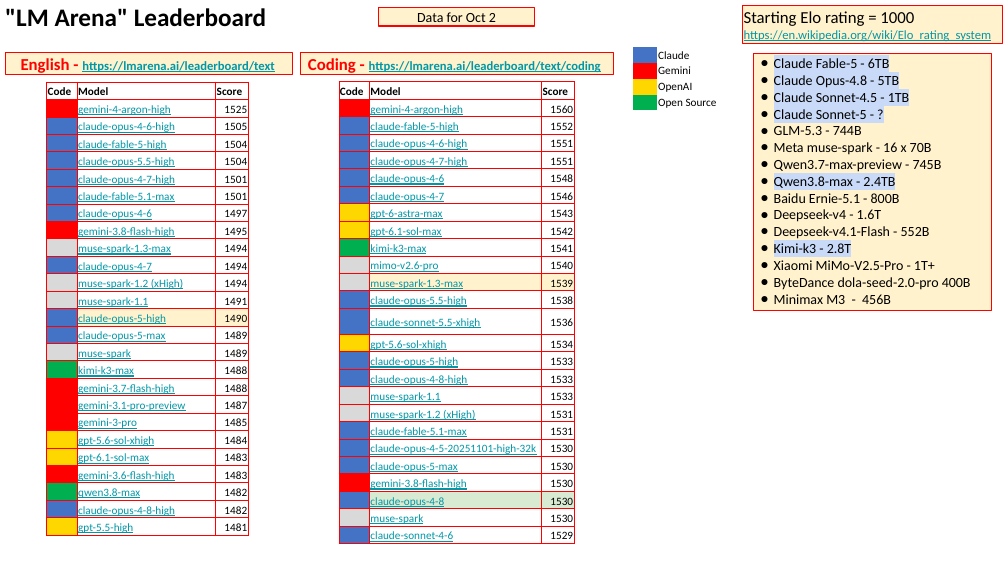
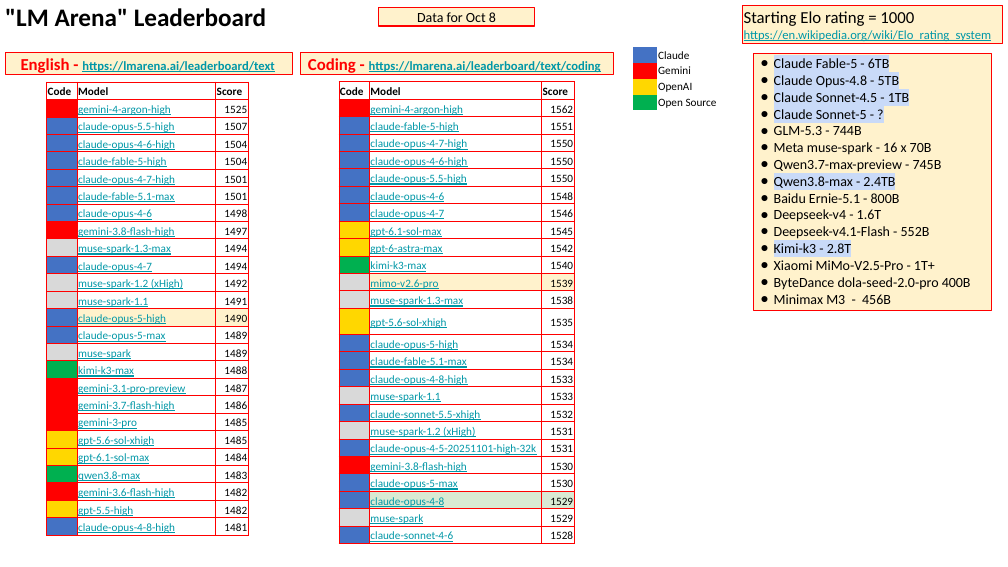
Before and after one commit to lselector/seminar, a slide deck: slide 2 of 2026/2026-10-09-AI-News.pptx. Drawn at 1008x567 pixels with LibreOffice and Linux fonts; fonts in the diff are those of the drawing. Boxes give left, top, right and bottom in pixels: in the first picture for what was removed or moved away, otherwise in the second. Text is boxed around its words. In the diff, an @@ line names an element or a change of style, - is before the commit and + after.

Commit message:
update

```diff
--- a/2026/2026-10-09-AI-News.pptx
+++ b/2026/2026-10-09-AI-News.pptx
@@ text in rectangle at [417, 12, 496, 26]: text changed @@
-Data for Oct 2
+Data for Oct 8
@@ table at [46, 82, 248, 537] @@
-row 3: ■ | claude-opus-4-6-high | 1505
+row 3: ■ | claude-opus-5.5-high | 1507
+row 4: ■ | claude-opus-4-6-high | 1504
-row 5: ■ | claude-opus-5.5-high | 1504
-row 8, column 3: 1497
+row 8, column 3: 1498
-row 9, column 3: 1495
+row 9, column 3: 1497
-row 12, column 3: 1494
+row 12, column 3: 1492
-row 18: ■ | gemini-3.7-flash-high | 1488
+row 19: ■ | gemini-3.7-flash-high | 1486
-row 21, column 3: 1484
+row 21, column 3: 1485
-row 22, column 3: 1483
+row 22, column 3: 1484
-row 23, column 2: gemini-3.6-flash-high
+row 23, column 2: qwen3.8-max
-row 24, column 2: qwen3.8-max
+row 24, column 2: gemini-3.6-flash-high
-row 25, column 2: claude-opus-4-8-high
+row 25, column 2: gpt-5.5-high
-row 26, column 2: gpt-5.5-high
+row 26, column 2: claude-opus-4-8-high
@@ fill #FF0000 to #00B050 in row 23, column 1 @@
@@ fill #00B050 to #FF0000 in row 24, column 1 @@
@@ fill #4472C4 to #FFD700 in row 25, column 1 @@
@@ fill #FFD700 to #4472C4 in row 26, column 1 @@
@@ text colour #FF0000 to #00B050, text colour #00B050 to #FF0000, text colour #4472C4 to #FFD700, text colour #FFD700 to #4472C4 in "■" @@
@@ table at [339, 82, 574, 546] @@
-row 2: ■ | gemini-4-argon-high | 1560
-row 3: ■ | claude-fable-5-high | 1552
-row 4: ■ | claude-opus-4-6-high | 1551
-row 5: ■ | claude-opus-4-7-high | 1551
+row 2: ■ | gemini-4-argon-high | 1562
+row 3: ■ | claude-fable-5-high | 1551
+row 4: ■ | claude-opus-4-7-high | 1550
+row 5: ■ | claude-opus-4-6-high | 1550
+row 6: ■ | claude-opus-5.5-high | 1550
-row 8: ■ | gpt-6-astra-max | 1543
-row 9: ■ | gpt-6.1-sol-max | 1542
-row 10: ■ | kimi-k3-max | 1541
-row 11: ■ | mimo-v2.6-pro | 1540
-row 12: ■ | muse-spark-1.3-max | 1539
-row 13: ■ | claude-opus-5.5-high | 1538
-row 14: ■ | claude-sonnet-5.5-xhigh | 1536
-row 15: ■ | gpt-5.6-sol-xhigh | 1534
-row 16: ■ | claude-opus-5-high | 1533
+row 9: ■ | gpt-6.1-sol-max | 1545
+row 10: ■ | gpt-6-astra-max | 1542
+row 11: ■ | kimi-k3-max | 1540
+row 12: ■ | mimo-v2.6-pro | 1539
+row 13: ■ | muse-spark-1.3-max | 1538
+row 14: ■ | gpt-5.6-sol-xhigh | 1535
+row 15: ■ | claude-opus-5-high | 1534
+row 16: ■ | claude-fable-5.1-max | 1534
+row 19: ■ | claude-sonnet-5.5-xhigh | 1532
-row 21, column 2: claude-fable-5.1-max
+row 21, column 2: claude-opus-4-5-20251101-high-32k
-row 22, column 2: claude-opus-4-5-20251101-high-32k
+row 22, column 2: gemini-3.8-flash-high
-row 23: ■ | gemini-3.8-flash-high | 1530
-row 24: ■ | claude-opus-4-8 | 1530
-row 25: ■ | muse-spark | 1530
-row 26: ■ | claude-sonnet-4-6 | 1529
+row 24: ■ | claude-opus-4-8 | 1529
+row 25: ■ | muse-spark | 1529
+row 26: ■ | claude-sonnet-4-6 | 1528
@@ fill #FFD700 to #4472C4 in 2 cells @@
@@ fill #00B050 to #FFD700 in row 10, column 1 @@
@@ fill #D9D9D9 to #00B050 in row 11, column 1 @@
@@ fill #4472C4 to #D9D9D9 in 2 cells @@
@@ fill #4472C4 to #FFD700 in row 14, column 1 @@
@@ fill #D9D9D9 to #4472C4 in row 19, column 1 @@
@@ fill #4472C4 to #FF0000 in row 22, column 1 @@
@@ fill #FF0000 to #4472C4 in row 23, column 1 @@
@@ text colour #FFD700 to #4472C4, text colour #4472C4 to #D9D9D9 in "■", "■" @@
@@ text colour #00B050 to #FFD700, text colour #D9D9D9 to #00B050, text colour #4472C4 to #FFD700, text colour #D9D9D9 to #4472C4, text colour #4472C4 to #FF0000, text colour #FF0000 to #4472C4 in "■" @@
```
Also in this commit, not shown: 18 other slides changed, 3 slides added, 5 slides removed.
